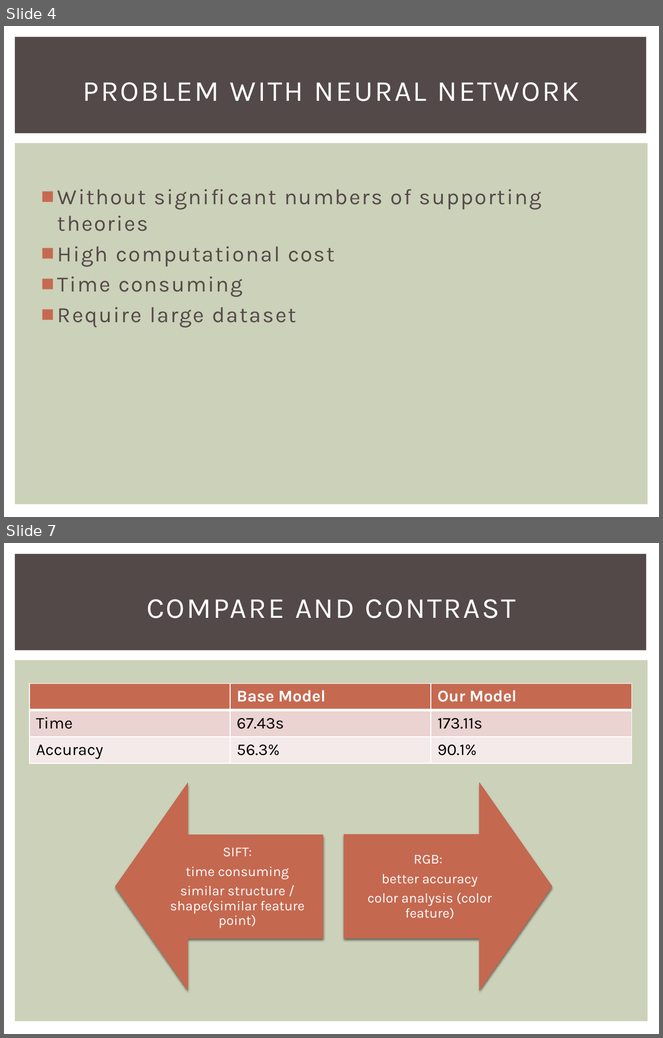
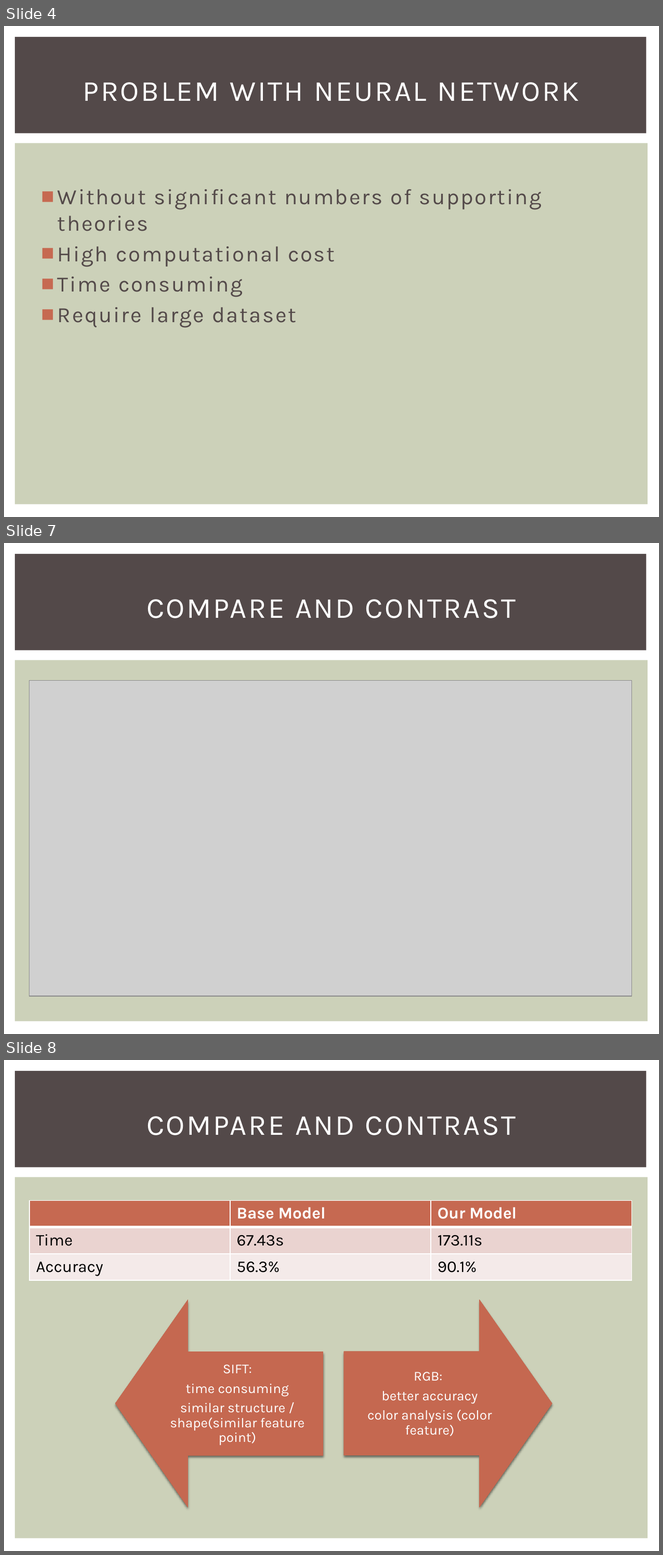
Before and after one commit to TZstatsADS/Spring2018-Project3-Group5, a slide deck: doc/Presentation.pptx. Shown one above the other, each under a label of ours: slides 4 and 7 before the commit, slides 4, 7 and 8 after it; the slides between them are not shown. The pictures are 663x1038 and 663x1555 pixels, drawn with LibreOffice and Linux fonts; fonts in the diff are those of the drawing; grey boxes stand for pictures. Boxes give left, top, right and bottom in pixels: in the first picture for what was removed or moved away, otherwise in the second. Text is boxed around its words. In the diff, an @@ line names an element or a change of style, - is before the commit and + after.

```diff
--- a/doc/Presentation.pptx
+++ b/doc/Presentation.pptx
@@ slide 7 added at (x1=4, y1=543, x2=659, y2=1034), background #FFFFFF; not listed: 2 template elements that a slide beside it also shows @@
@@ title added at (x1=146, y1=599, x2=516, y2=618), 32 pt, text #FFFFFF @@
+COMPARE AND CONTRAST
@@ picture added at (x1=29, y1=681, x2=632, y2=996) @@
@@ what was slide 7 is now slide 8 @@
```
Also in this commit, not shown: 3 slides changed.
